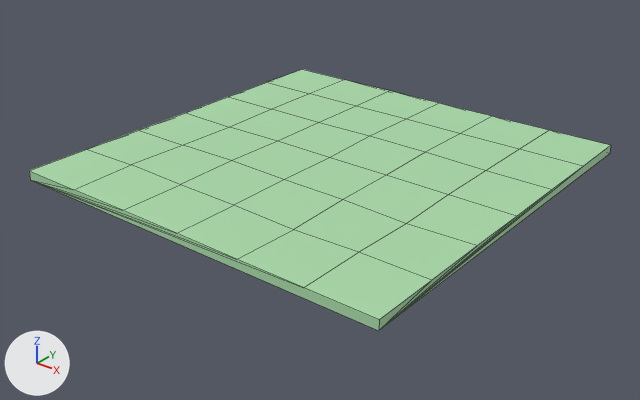
Before and after pictures for a commit that changed the FBX model Art Assets/Terrain/Plains I.fbx.
Camera for both pictures: a 50 mm lens placed at (19.5, -24.9, 13.7), pointed at (0.1, -0.7, -1.3). Arrows for +X, +Y and +Z are at lower left; the lights stay in place. Mesh edges are drawn as thin lines.

In view in the first picture: 'Plains I'.
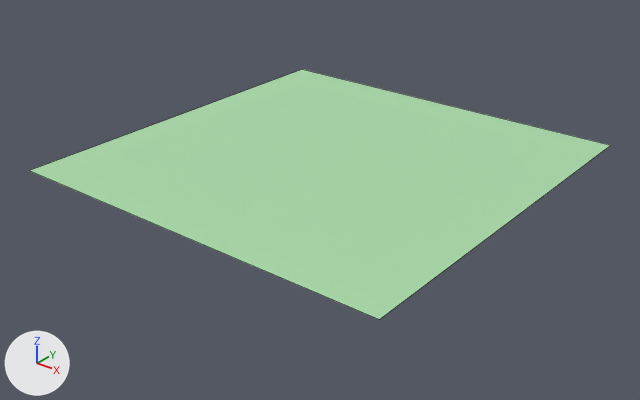
Pixel boxes (x1, y1, x2, y2) of what changed, in the pictures (640 x 400 px):
'Plains I', reshaped, turned
    before: (29, 69, 611, 331)
    after: (30, 69, 611, 319)
part 1 of me_cube, deleted (green)
    before: (29, 69, 611, 331)

What the commit changed:
me_cube is used by ob_plains_i; location (0.0, 0.0, 0.0).
me_cube had 53 vertices, 61 faces and spanned x -8.0..8.0, y -8.0..8.0, z -0.2..0.2.
me_cube now has 4 vertices, 1 face and spans x -8.0..8.0, y -8.0..8.0, z -0.2.
Part 1, on me_cube:
49 vertices are removed from x -8.0..8.0, y -8.0..8.0, z 0.1..0.2.
60 faces are deleted.
Object 'Plains I' (ob_plains_i) turns from (0, 0, 0) to (-180, 0, 0) degrees about x, y and z.
